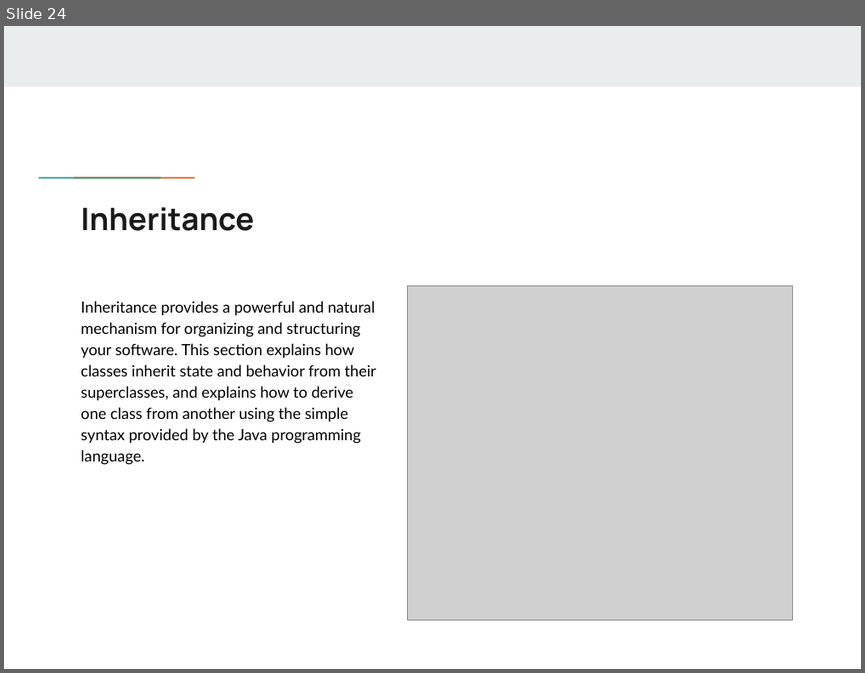
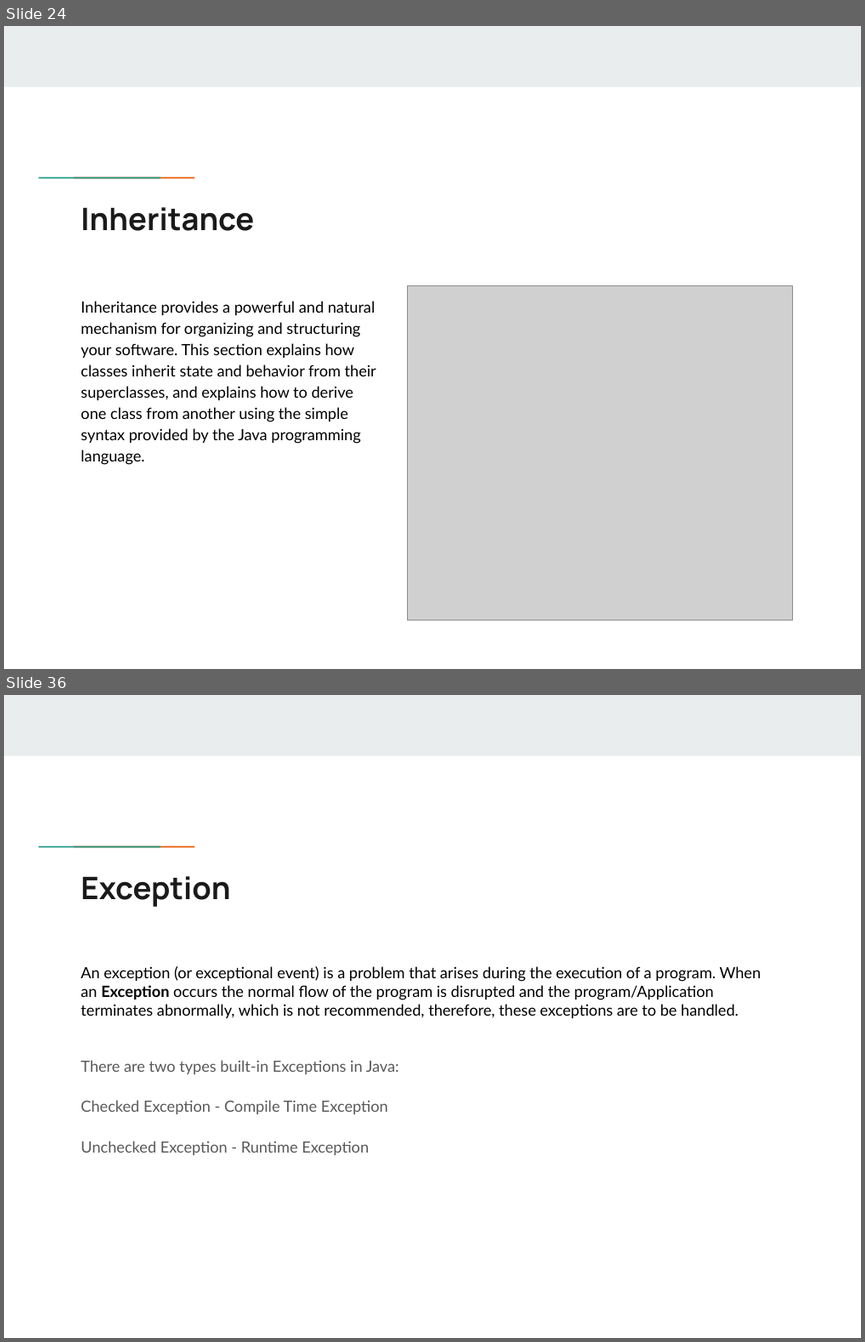
Before and after one commit to flyworker/java-workshop, a slide deck: JavaSE.pptx. Shown one above the other, each under a label of ours: slide 24 before the commit, slides 24 and 36 after it; the slides between them are not shown. The pictures are 865x673 and 865x1342 pixels, drawn with LibreOffice and Linux fonts; fonts in the diff are those of the drawing; grey boxes stand for pictures; background and template pictures are left out. Boxes give left, top, right and bottom in pixels: in the first picture for what was removed or moved away, otherwise in the second. Text is boxed around its words. In the diff, an @@ line names an element or a change of style, - is before the commit and + after.

```diff
--- a/JavaSE.pptx
+++ b/JavaSE.pptx
@@ slide 36 added at (x1=4, y1=695, x2=861, y2=1338), background #FFFFFF; not listed: 3 template elements that a slide beside it also shows @@
@@ title added at (x1=80, y1=876, x2=230, y2=907), 26 pt, text #1A1A1A, bold @@
+Exception
@@ text added at (x1=80, y1=966, x2=761, y2=1155), 13 pt, text #000000 @@
+An exception (or exceptional event) is a problem that arises during the execution of a program. When an Exception occurs the normal flow of the program is disrupted and the program/Application terminates abnormally, which is not recommended, therefore, these exceptions are to be handled.
+There are two types built-in Exceptions in Java:
+Checked Exception - Compile Time Exception
+Unchecked Exception - Runtime Exception
```
Also in this commit, not shown: 1 slide changed, 23 other slides added, 1 slide removed.
